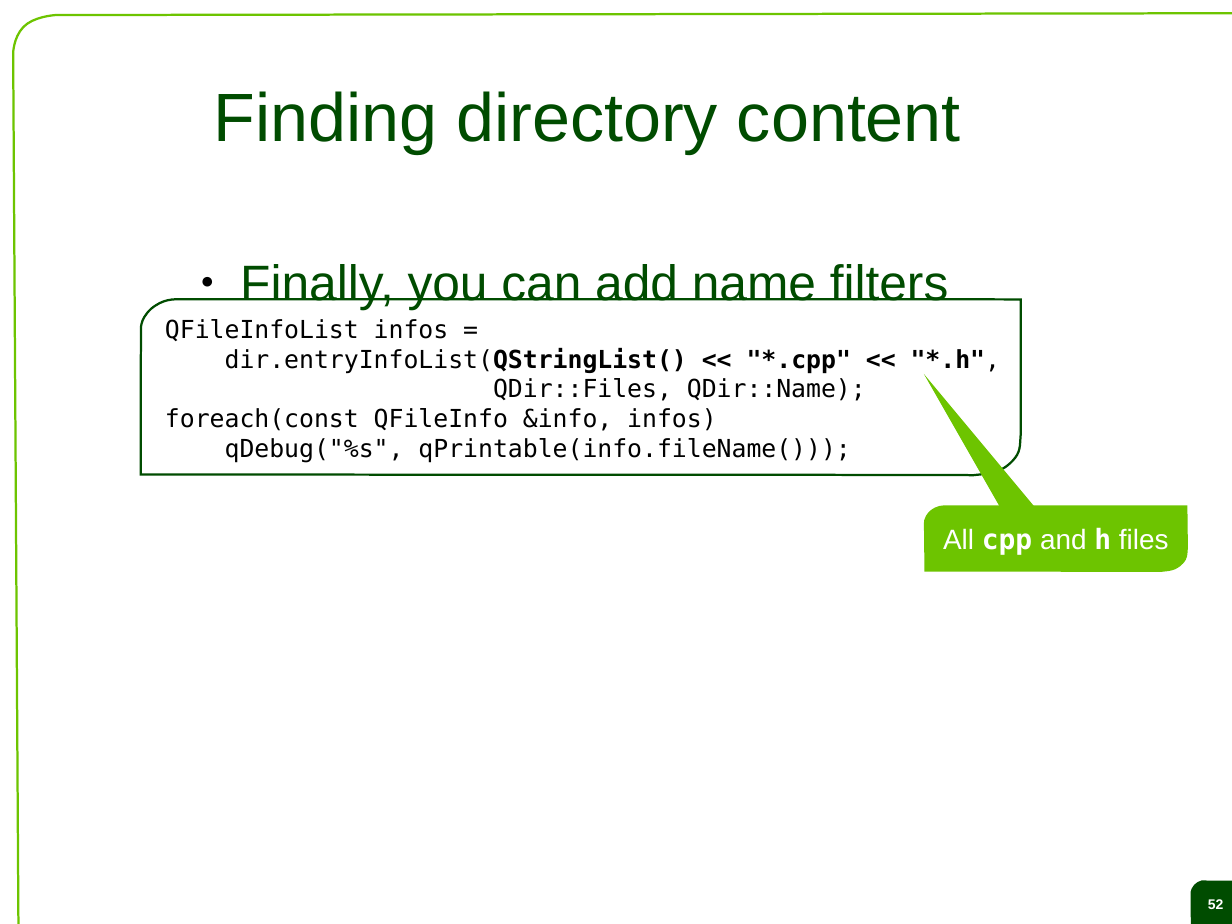
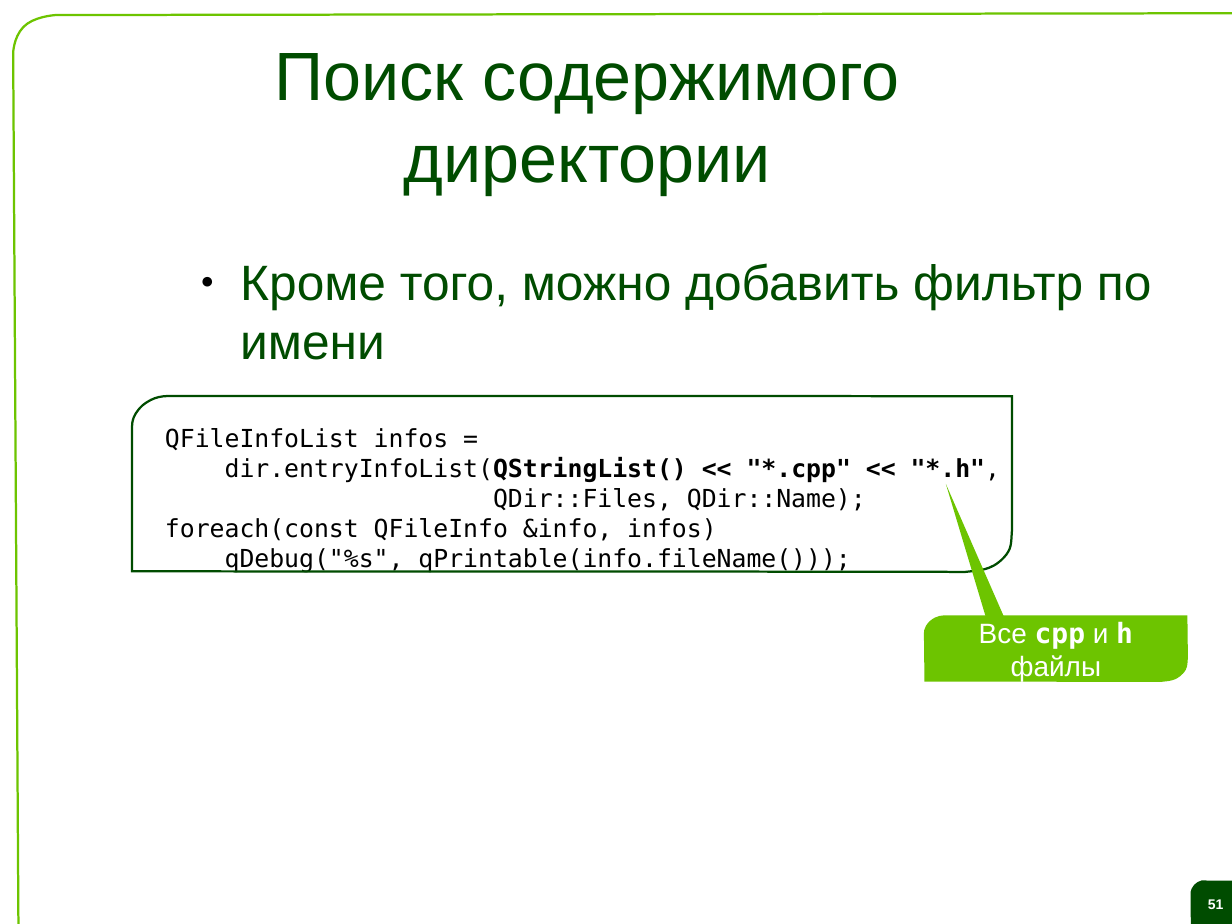
Before and after one commit to saa/qecm, a slide deck: slide 51 of Lectures and Exercises/L04 - Datatypes collections and files/L4 Slides.odp (slide 52 before the commit). Drawn at 1232x924 pixels with LibreOffice and Linux fonts; fonts in the diff are those of the drawing; background and template pictures are left out. Boxes give left, top, right and bottom in pixels: in the first picture for what was removed or moved away, otherwise in the second. Text is boxed around its words. In the diff, an @@ line names an element or a change of style, - is before the commit and + after.

```diff
--- a/Lectures and Exercises/L04 - Datatypes collections and files/L4 Slides.odp
+++ b/Lectures and Exercises/L04 - Datatypes collections and files/L4 Slides.odp
@@ title at (x1=275, y1=53, x2=900, y2=194): text changed @@
-Finding directory content
+Поиск содержимого директории
@@ text at (x1=240, y1=263, x2=1151, y2=360): text changed @@
-● Finally, you can add name filters
+● Кроме того, можно добавить фильтр по имени
@@ freeform shape moved from (x1=141, y1=300, x2=1021, y2=475) to (x1=132, y1=396, x2=1012, y2=571) @@
@@ text "QFileInfoList infos =" moved from (x1=165, y1=319, x2=1001, y2=463) to (x1=165, y1=428, x2=1001, y2=573) @@
@@ freeform shape resized from (x1=925, y1=375, x2=1034, y2=529) to (x1=946, y1=484, x2=1012, y2=660) @@
@@ freeform shape "Все cpp и h файлы" moved from (x1=925, y1=505, x2=1188, y2=572) to (x1=925, y1=616, x2=1188, y2=683) @@
@@ text in freeform shape at (x1=979, y1=621, x2=1133, y2=681): text changed @@
-All cpp and h files
+Все cpp и h файлы
@@ page number at (x1=1208, y1=899, x2=1224, y2=909): text changed @@
-52
+51
```
Also in this commit, not shown: 23 other slides changed, 40 slides added, 41 slides removed.
